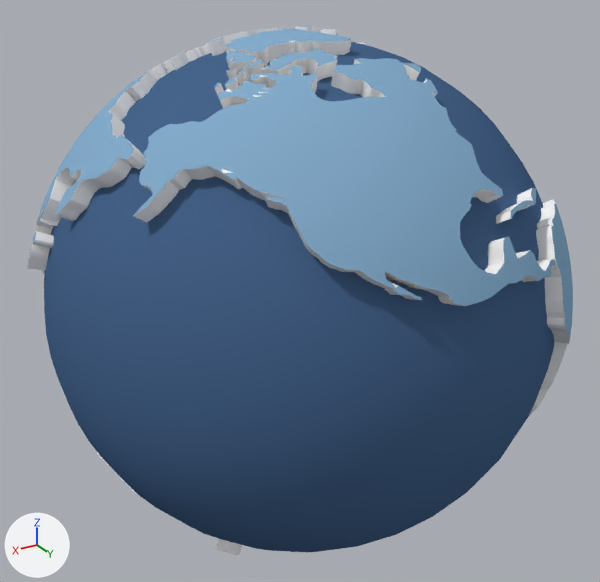
The Blender file menu/Globe.blend, before and after one commit.
Both versions are drawn from a 50 mm camera at (5.27, 8.76, 4.43) aimed at (0.0, -0.02, 0.04). Lighting does not change. The marker at lower left points along +X, +Y and +Z.

In view in the first picture: 'Sphere', 'earth_obj'.
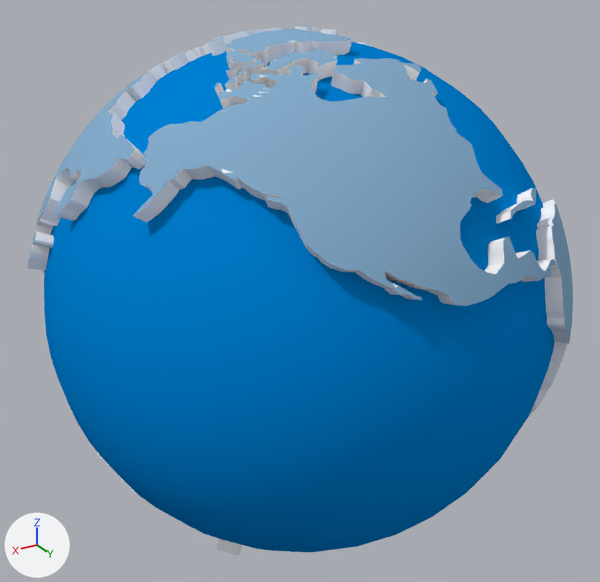
Changed parts and their boxes (x1, y1, x2, y2) in the pictures (600 x 582 px):
'Sphere', recoloured: (44, 42, 555, 552) in both

What the commit changed:
Material 'Material.001' (mat_material_001) changes colour from blue #47658b to blue #0081d3; in linear values from (0.0627, 0.129, 0.26) to (0.0, 0.219, 0.653).
